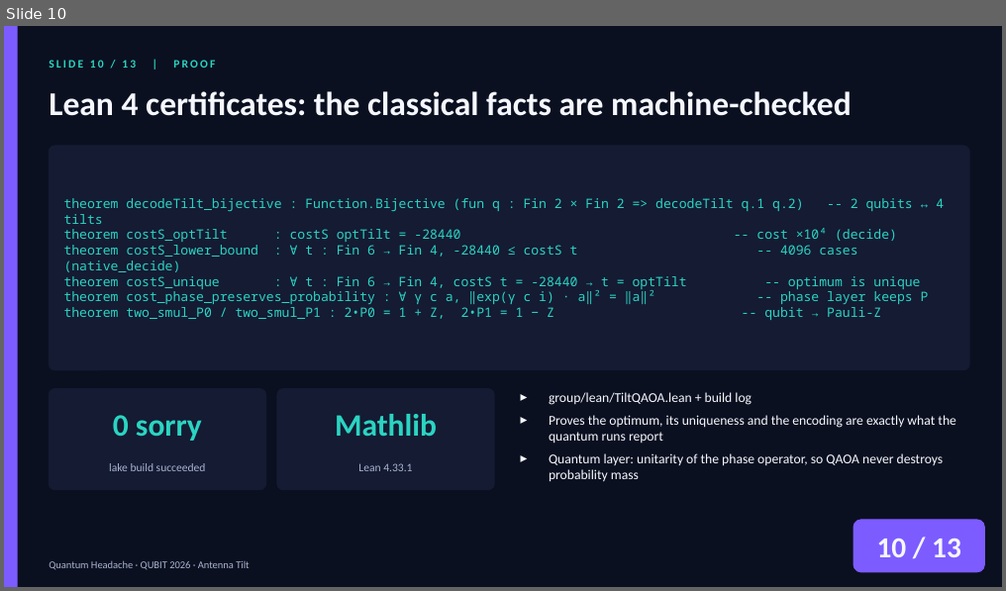
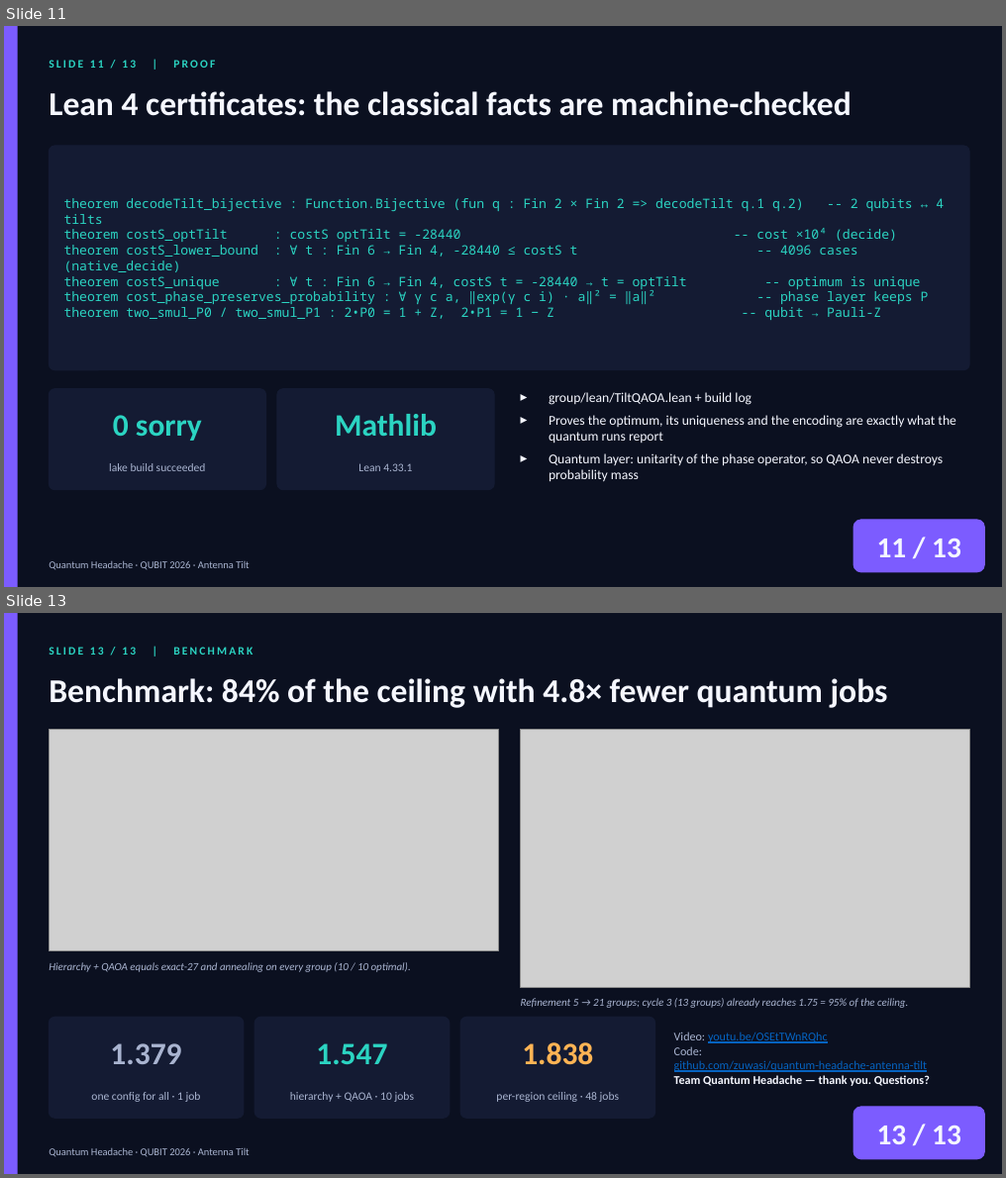
Before and after one commit to zuwasi/quantum-headache-antenna-tilt, a slide deck: presentation/QuantumHeadache_AntennaTilt.pptx. Shown one above the other, each under a label of ours: slide 10 before the commit, slides 11 and 13 after it; the slides between them are not shown. The pictures are 1006x591 and 1006x1178 pixels, drawn with LibreOffice and Linux fonts; fonts in the diff are those of the drawing; grey boxes stand for pictures. Boxes give left, top, right and bottom in pixels: in the first picture for what was removed or moved away, otherwise in the second. Text is boxed around its words. In the diff, an @@ line names an element or a change of style, - is before the commit and + after.

```diff
--- a/presentation/QuantumHeadache_AntennaTilt.pptx
+++ b/presentation/QuantumHeadache_AntennaTilt.pptx
@@ slide 13 added at [4, 613, 1002, 1174], background #0B1020 @@
@@ rectangle added at [4, 613, 18, 1174], fill #7C5CFF @@
@@ text added at [49, 647, 252, 655], 11 pt, text #2BD4C2, bold @@
+SLIDE 13 / 13 | BENCHMARK
@@ text added at [49, 678, 888, 708], 32 pt, text #F5F7FF, bold @@
+Benchmark: 84% of the ceiling with 4.8× fewer quantum jobs
@@ picture added at [49, 729, 498, 952] @@
@@ picture added at [521, 729, 969, 987] @@
@@ text added at [49, 962, 411, 972], 10.5 pt, text #A9B4D0, italic @@
+Hierarchy + QAOA equals exact-27 and annealing on every group (10 / 10 optimal).
@@ text added at [521, 998, 908, 1008], 10.5 pt, text #A9B4D0, italic @@
+Refinement 5 → 21 groups; cycle 3 (13 groups) already reaches 1.75 = 95% of the ceiling.
@@ rounded rectangle added at [49, 1017, 244, 1118], fill #141B33, outline #141B33 1 pt @@
@@ rounded rectangle added at [254, 1017, 450, 1118], fill #141B33, outline #141B33 1 pt @@
@@ rounded rectangle added at [460, 1017, 655, 1118], fill #141B33, outline #141B33 1 pt @@
@@ text added at [110, 1044, 181, 1064], 30 pt, text #A9B4D0, bold @@
+1.379
@@ text added at [316, 1044, 387, 1064], 30 pt, text #2BD4C2, bold @@
+1.547
@@ text added at [522, 1043, 593, 1065], 30 pt, text #FFB454, bold @@
+1.838
@@ text added at [674, 1032, 930, 1086], 11.5 pt, text #0563C1, underline @@
+Video: youtu.be/OSEtTWnRQhc
+Code:
+github.com/zuwasi/quantum-headache-antenna-tilt
+Team Quantum Headache — thank you. Questions?
@@ text added at [91, 1092, 201, 1102], 11 pt, text #A9B4D0 @@
+one config for all · 1 job
@@ text added at [290, 1092, 414, 1102], 11 pt, text #A9B4D0 @@
+hierarchy + QAOA · 10 jobs
@@ text added at [496, 1092, 619, 1102], 11 pt, text #A9B4D0 @@
+per-region ceiling · 48 jobs
@@ rounded rectangle added at [853, 1107, 985, 1159], fill #7C5CFF, outline #7C5CFF 1 pt @@
@@ text added at [877, 1126, 961, 1145], 28 pt, text #F5F7FF, bold @@
+13 / 13
@@ text added at [49, 1149, 249, 1157], 10 pt, text #A9B4D0 @@
+Quantum Headache · QUBIT 2026 · Antenna Tilt
@@ what was slide 10 is now slide 11 @@
@@ slide 11 changed as well @@
@@ text at [49, 60, 215, 68]: text changed @@
-SLIDE 10 / 13 | PROOF
+SLIDE 11 / 13 | PROOF
@@ text at [877, 539, 961, 558]: text changed @@
-10 / 13
+11 / 13
```
Also in this commit, not shown: 8 other slides changed, 3 other slides added, 4 slides removed, 9 other files.
